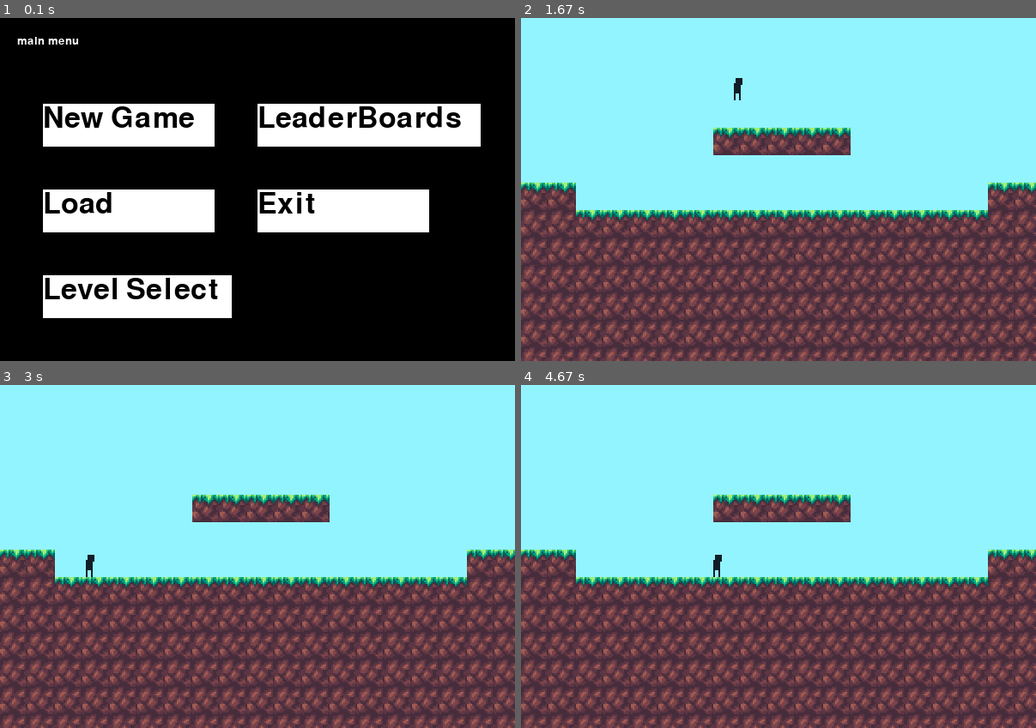
Above: before the commit, frames 1-4 (two rows, left to right).
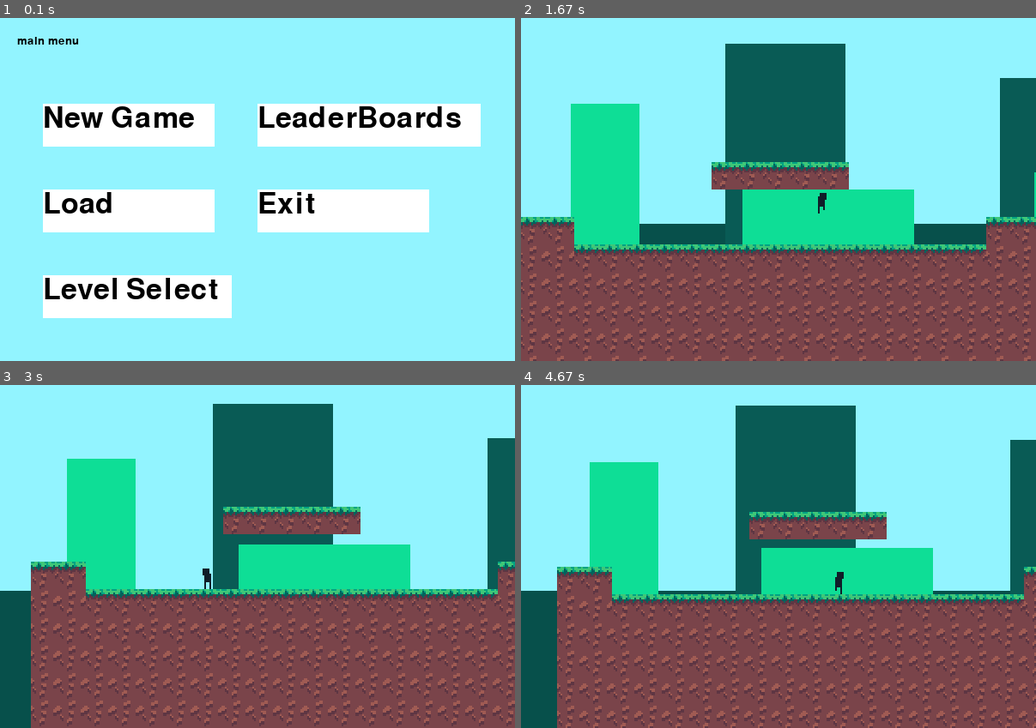
Above: after the commit, the same moments.

Repository: Thornierlemur/JumpMan
Game: pygame game, started from Game.py
Two runs of this game, one before a commit and one after it. Both use one fixed random seed, a clock stepped at 60 frames per second and the inputs below.
Inputs (mouse positions are in pixels of both pictures, inside the frame that each line leads up to):
- Up to frame 1 (0.1 s): no input
- Up to frame 2 (1.67 s): click "New Game" at 0.38 s; hold Right 0.67-1.13 s; move the mouse to (778, 210) at 0.7 s; hold Up 1.17-1.47 s; hold Right from 1.5 s (still down)
- Up to frame 3 (3 s): release Right at 1.97 s; hold Left 2-2.53 s; hold Left 2.57-2.97 s
- Up to frame 4 (4.67 s): hold W 3-3.37 s; hold Up 3-3.37 s; tap E at 3.4 s; hold Right from 4.13 s (still down)

The runs differ from the first frame. In frame 1, 78% of the frame differs, in the area x 0-100%, y 0-100%; in frame 2, 56%; in frame 3, 54%; in frame 4, 57%.

Commit message:
Added animations, sounds, and a camera that follows the player

Diff:
--- a/Game.py
+++ b/Game.py
@@ -1,5 +1,7 @@
 import pygame
 import sys
+import os
+import random
 
 #used to save and load the game
 import pickle
@@ -10,6 +12,9 @@
 pygame.init()
 pygame.display.set_caption('JumpMan')
 
+# Sound initialization
+pygame.mixer.pre_init(44100, -16, 2, 512)
+
 # screen resolution
 res = (600, 400)
 screen = pygame.display.set_mode(res, 0, 32)
@@ -20,6 +25,8 @@
 
 # Colors
 black = (0,0,0)
+Baby_Blue = (146,244,255)
+white = (255,255,255)
 
 # click variable to detect when the user clicks a button
 click = False
@@ -30,11 +37,21 @@
     textrect.topleft = (x, y)
     surface.blit(textobj, textrect)
 
+def load_map(path):
+    f = open(path + '.txt', 'r')
+    data = f.read()
+    f.close()
+    data = data.split('\n')
+    game_map = []
+    for row in data:
+        game_map.append(list(row))
+    return game_map
+
 def main_menu():
     while True:
 
-        screen.fill(black)
-        draw_text('main menu', font, (255, 255,255), screen, 20, 20)
+        screen.fill(Baby_Blue)
+        draw_text('main menu', font, black, screen, 20, 20)
 
         # gets the x and y positions of the mouse and puts them
         # into our variables mx, my
@@ -169,55 +186,103 @@
             collision_types['top'] = True
     return rect, collision_types
 
+global animation_frames
+animation_frames = {}
+
+def load_animation(path, frame_durations):
+    global animation_frames
+    animation_name = path.split('/')[-1]
+    animation_frame_data = []
+    n = 0
+    for frame in frame_durations:
+        animation_frame_id = animation_name + '_' + str(n)
+        img_loc = path + '/' + animation_frame_id + '.png'
+        animation_image = pygame.image.load(img_loc).convert()
+        animation_image.set_colorkey(white)
+        animation_frames[animation_frame_id] = animation_image.copy()
+        for i in range(frame):
+            animation_frame_data.append(animation_frame_id)
+        n += 1
+    return animation_frame_data
+
+def change_action(action_var,frame,new_value):
+    if action_var != new_value:
+        action_var = new_value
+        frame = 0
+    return action_var,frame
+
 def level1():
     screen.fill(black)
 
     # like an image! (resolution)
     display = pygame.Surface((300, 200))
 
-    game_map = [['0','0','0','0','0','0','0','0','0','0','0','0','0','0','0','0','0','0','0'],
-                ['0','0','0','0','0','0','0','0','0','0','0','0','0','0','0','0','0','0','0'],
-                ['0','0','0','0','0','0','0','0','0','0','0','0','0','0','0','0','0','0','0'],
-                ['0','0','0','0','0','0','0','0','0','0','0','0','0','0','0','0','0','0','0'],
-                ['0','0','0','0','0','0','0','2','2','2','2','2','0','0','0','0','0','0','0'],
-                ['0','0','0','0','0','0','0','0','0','0','0','0','0','0','0','0','0','0','0'],
-                ['2','2','0','0','0','0','0','0','0','0','0','0','0','0','0','0','0','2','2'],
-                ['1','1','2','2','2','2','2','2','2','2','2','2','2','2','2','2','2','1','1'],
-                ['1','1','1','1','1','1','1','1','1','1','1','1','1','1','1','1','1','1','1'],
-                ['1','1','1','1','1','1','1','1','1','1','1','1','1','1','1','1','1','1','1'],
-                ['1','1','1','1','1','1','1','1','1','1','1','1','1','1','1','1','1','1','1'],
-                ['1','1','1','1','1','1','1','1','1','1','1','1','1','1','1','1','1','1','1'],
-                ['1','1','1','1','1','1','1','1','1','1','1','1','1','1','1','1','1','1','1']]
-
-    # Get the player image
-    # Note a path can be created to the player images!
-    # example path 'images/king.png'
-    player_image = pygame.image.load('player.png')
-    player_image.set_colorkey((255, 255, 255))
+    animation_database = {}
+    animation_database['run'] = load_animation('player_animations/run', [7,7])
+    animation_database['idle'] = load_animation('player_animations/idle', [7,7,40])
+
+    player_action = 'idle'
+    player_frame = 0
+    player_flip = False
+
+    # Loading the map
+    game_map = load_map('map')
 
     grass_image = pygame.image.load('grass.png')
     TILE_SIZE = grass_image.get_width()
-
     dirt_image = pygame.image.load('dirt.png')
+
+    # Sounds
+    jump_sound = pygame.mixer.Sound('jump.wav')
+    grass_sounds = [pygame.mixer.Sound('grass_0.wav'),pygame.mixer.Sound('grass_1.wav')]
+    grass_sounds[0].set_volume(0.2)
+    grass_sounds[1].set_volume(0.2)
+    pygame.mixer.music.load('music.wav')
+    pygame.mixer.music.play(-1)
+    grass_sound_timer = 0
 
     # This is for just right now
     draw_text('game', font, (255, 255,255), screen, 20, 20)
+
+    # [scroll value, [x, y, width, height]]
+    background_objects = [[0.25,[120,10,70,400]],[0.25,[280,30,40,400]],[0.5,[30,40,40,400]],[0.5,[130,90,100,400]],[0.5,[300,80,120,400]]]
 
     # Player movement variables
     moving_right = False
     moving_left = False
     player_y_momentum = 0
     air_timer = 0
+    true_scroll = [0,0]
 
     # Collision!
-    player_rect = pygame.Rect(50, 50, player_image.get_width(), player_image.get_height())
-    test_rect = pygame.Rect(100, 100, 100, 50)
-    # x, y, wide, tall ^
+    player_rect = pygame.Rect(100,100,5,13)
 
     running = True
     while running:
         # red, green, blue
         display.fill((146,244,255))
+
+        if grass_sound_timer > 0:
+            grass_sound_timer -= 1
+
+        # Camera following player
+        true_scroll[0] += (player_rect.x - true_scroll[0] - 152)/20
+        true_scroll[1] += (player_rect.y - true_scroll[1] - 106)/20
+
+        scroll = true_scroll.copy()
+        scroll[0] = int(scroll[0])
+        scroll[1] = int(scroll[1])
+
+        # Dark Green
+        pygame.draw.rect(display, (7, 80, 75), pygame.Rect(0,120,300,80))
+        for background_object in background_objects:
+            obj_rect = pygame.Rect(background_object[1][0] - scroll[0]*background_object[0], background_object[1][1] - scroll[1]*background_object[0], background_object[1][2], background_object[1][3])
+            if background_object[0] == 0.5:
+                pygame.draw.rect(display, (14, 222,150),obj_rect) # rendering the object a certain value based on its scroll multiplier
+            else:
+                pygame.draw.rect(display, (9, 91, 85),obj_rect)
+
+        #scroll[0] += 1 This allows for the camera to continuously move to the right
 
         tile_rects = []
         y = 0
@@ -225,9 +290,9 @@
             x = 0
             for tile in row:
                 if tile == '1':
-                    display.blit(dirt_image, (x * TILE_SIZE, y * TILE_SIZE))
+                    display.blit(dirt_image, (x * TILE_SIZE - scroll[0], y * TILE_SIZE - scroll[1]))
                 if tile == '2':
-                    display.blit(grass_image, (x * TILE_SIZE, y * TILE_SIZE))
+                    display.blit(grass_image, (x * TILE_SIZE - scroll[0], y * TILE_SIZE - scroll[1]))
                 if tile != '0':
                     tile_rects.append(pygame.Rect(x * TILE_SIZE, y * TILE_SIZE, TILE_SIZE, TILE_SIZE))
                 x += 1
@@ -245,23 +310,50 @@
         if player_y_momentum > 3:
             player_y_momentum = 3
 
+        # Player runs to the right
+        if player_movement[0] > 0:
+            player_action,player_frame = change_action(player_action,player_frame,'run')
+            player_flip = False
+        # Player is not moving, make animation idle
+        if player_movement[0] == 0:
+            player_action,player_frame = change_action(player_action,player_frame,'idle')
+        # Player runs to the left
+        if player_movement[0] < 0:
+            player_action,player_frame = change_action(player_action,player_frame,'run')
+            player_flip = True
+
         player_rect, collisions = move(player_rect, player_movement, tile_rects)
 
-        if collisions['bottom']:
+        if collisions['bottom'] == True:
             player_y_momentum = 0
             air_timer = 0
+            if player_movement[0] != 0:
+                if grass_sound_timer == 0:
+                    grass_sound_timer = 30
+                    random.choice(grass_sounds).play()
         else:
             air_timer += 1
 
+
+        player_frame += 1
+        # if the frame has passed the amount of frames available
+        if player_frame >= len(animation_database[player_action]):
+            player_frame = 0
+        player_img_id = animation_database[player_action][player_frame]
+        player_img = animation_frames[player_img_id]
         # render the player image onto the screen
         # (50,50) -> x, y (these values are inverted)
-        display.blit(player_image, (player_rect.x, player_rect.y))
+        display.blit(pygame.transform.flip(player_img,player_flip,False),(player_rect.x-scroll[0],player_rect.y-scroll[1]))
 
         for event in pygame.event.get():
             if event.type == QUIT:
                 pygame.quit()
                 sys.exit()
             if event.type == KEYDOWN:
+                if event.key == K_w:
+                    pygame.mixer.music.fadeout(1000)
+                if event.key == K_e:
+                    pygame.mixer.music.play(-1)
                 if event.key == K_RIGHT:
                     moving_right = True
                 if event.key == K_ESCAPE:
@@ -270,6 +362,7 @@
                     moving_left = True
                 if event.key == K_UP:
                     if air_timer < 6:
+                        jump_sound.play()
                         player_y_momentum = -5
             if event.type == KEYUP:
                 if event.key == K_RIGHT:
--- /dev/null
+++ b/map.txt
@@ -0,0 +1,13 @@
+000000000000000000000000000000
+000000000000000000000000000000
+000000000000000000000000000000
+000000000000000000000000000000
+000000022222000000000000000000
+000000000000000000000000000000
+220000000000000002200000022000
+112222222222222221100002211200
+111111111111111111100001111100
+111111111111111111100000110000
+111111111111111111100000100000
+111111111111111111100000100000
+111111111111111111100000000000
Binary file removed: characters.png
Binary file changed: dirt.png
Binary file changed: grass.png
Binary file removed: king.png
Binary file added: player_animations/idle/idle_0.png
Binary file added: player_animations/idle/idle_1.png
Binary file added: player_animations/idle/idle_2.png
Binary file added: player_animations/run/run_0.png
Binary file added: player_animations/run/run_1.png
Binary file removed: sheet.png
Binary file removed: swoosh.png
Not shown, added: grass_0.wav
(and 3 more such lines)
